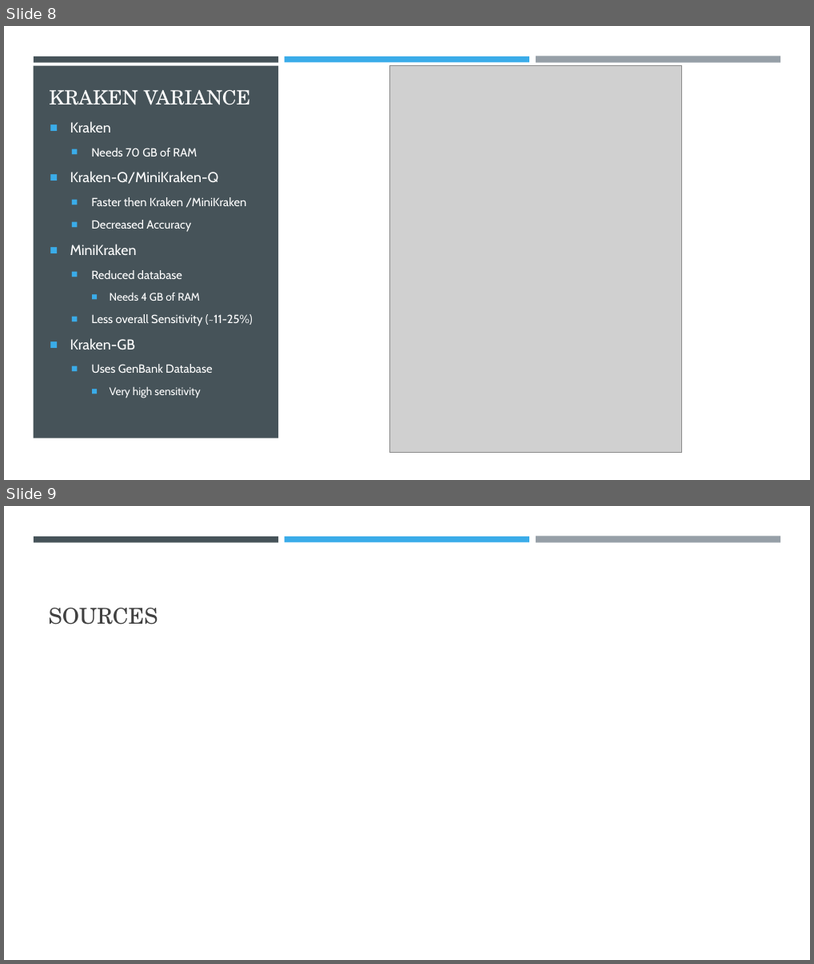
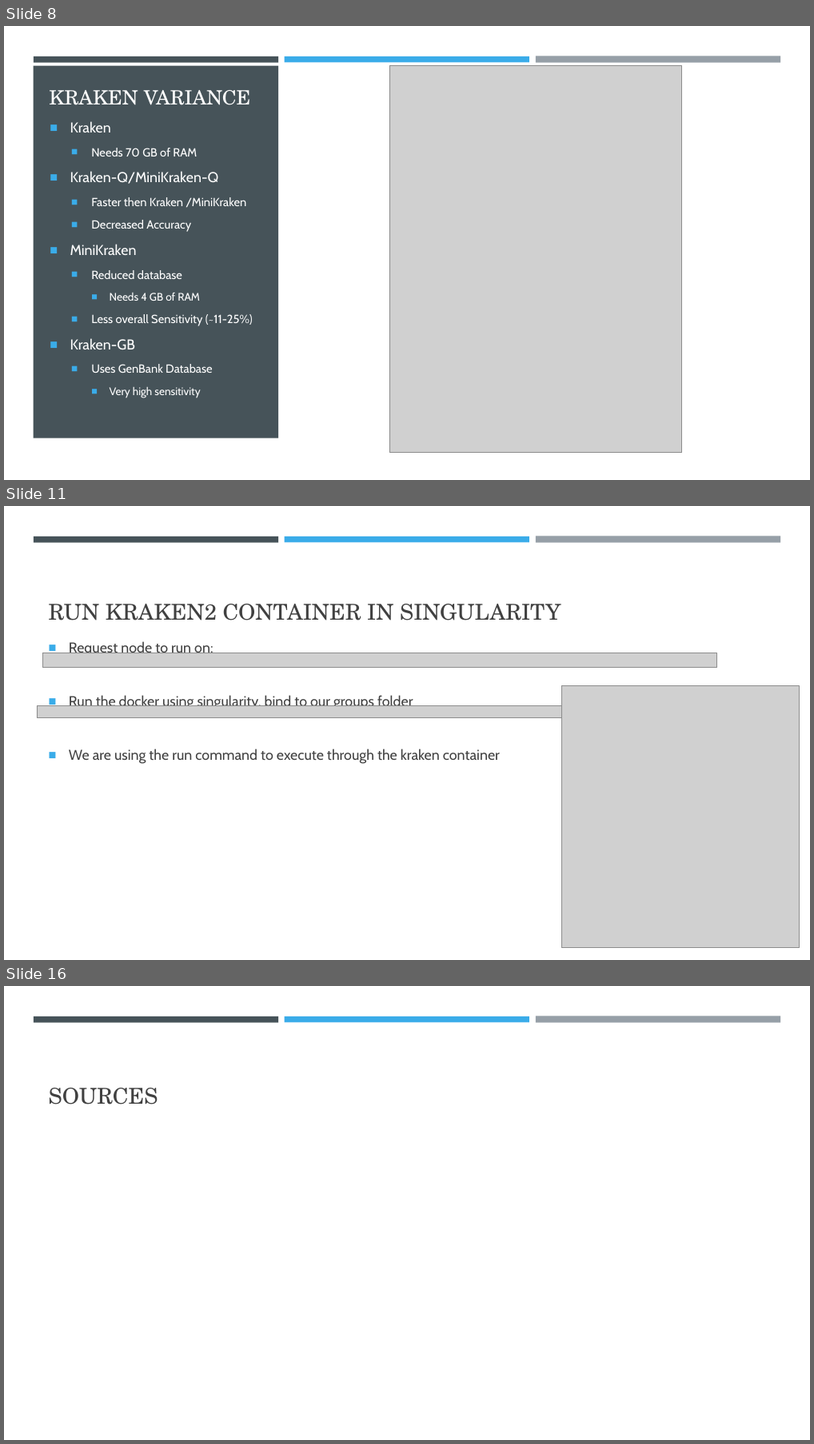
Before and after one commit to CodyScully/ECE450_tutorial_8_Kraken, a slide deck: Tutorial_8_Kraken.pptx. Shown one above the other, each under a label of ours: slides 8 and 9 before the commit, slides 8, 11 and 16 after it; the slides between them are not shown. The pictures are 814x964 and 814x1444 pixels, drawn with LibreOffice and Linux fonts; fonts in the diff are those of the drawing; grey boxes stand for pictures. Boxes give left, top, right and bottom in pixels: in the first picture for what was removed or moved away, otherwise in the second. Text is boxed around its words. In the diff, an @@ line names an element or a change of style, - is before the commit and + after.

```diff
--- a/Tutorial_8_Kraken.pptx
+++ b/Tutorial_8_Kraken.pptx
@@ slide 11 added at [4, 506, 810, 960], background #FFFFFF; not listed: 3 template elements that a slide beside it also shows @@
@@ title added at [49, 604, 561, 620], 26 pt, text #404040 @@
+RUN KRAKEN2 CONTAINER IN SINGULARITY
@@ text added at [69, 641, 500, 764], 17 pt, text #404040 @@
+■ Request node to run on:
+■ Run the docker using singularity, bind to our groups folder
+■ We are using the run command to execute through the kraken container
@@ picture added at [42, 653, 718, 668] @@
@@ picture added at [562, 686, 799, 948] @@
@@ picture added at [37, 706, 562, 718] @@
@@ what was slide 9 is now slide 16 @@
```
Also in this commit, not shown: 6 other slides added.
